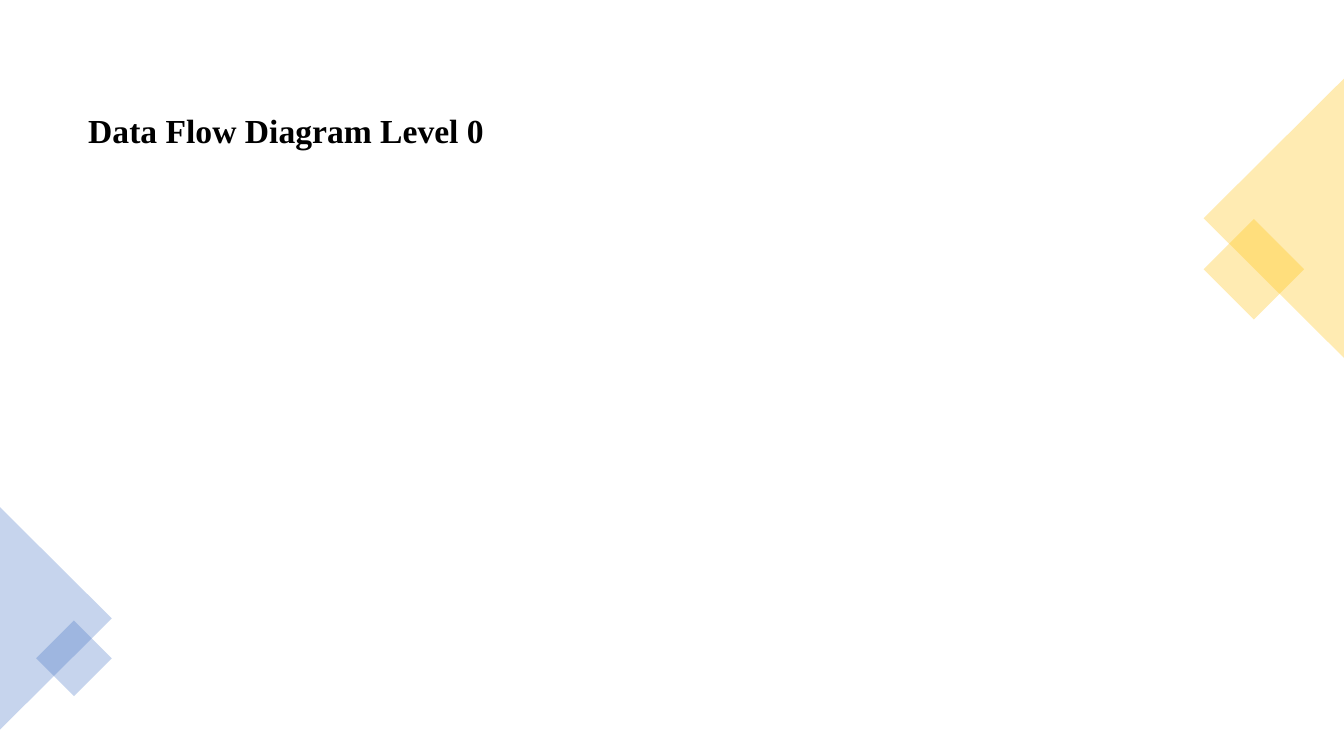
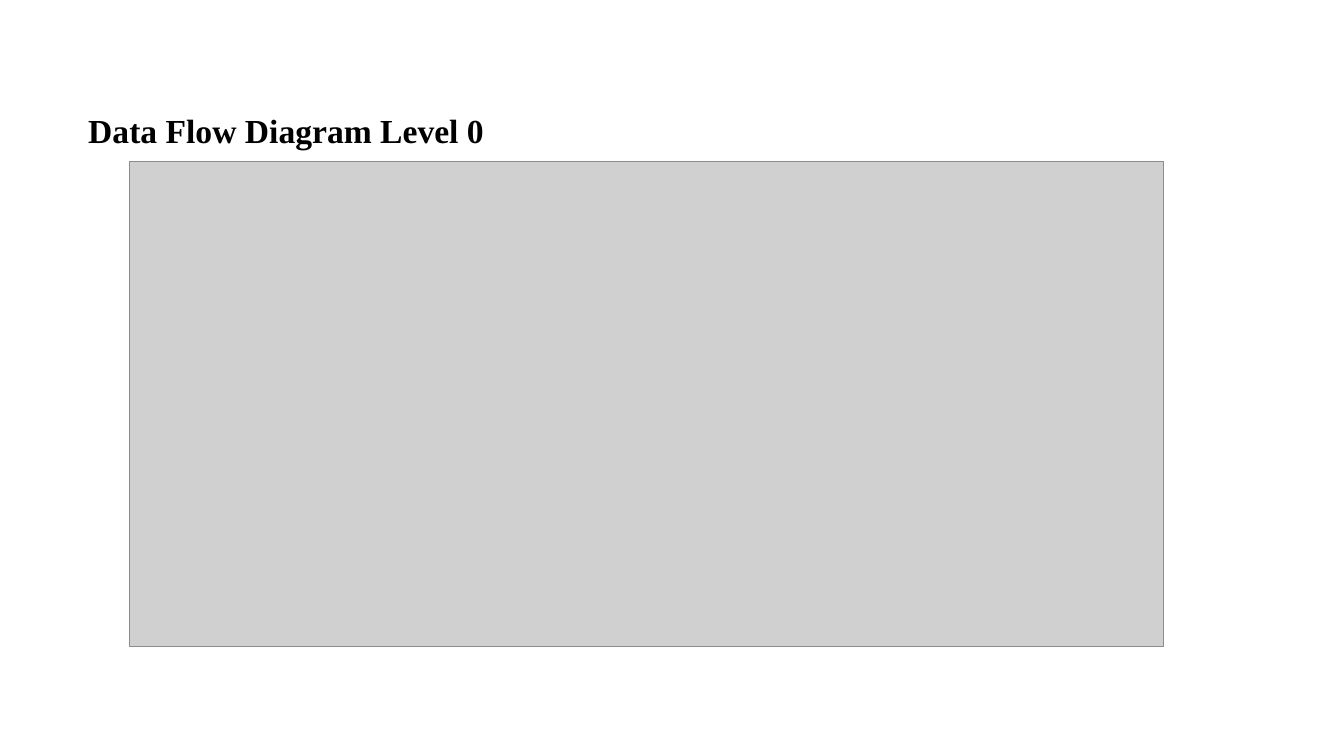
Before and after one commit to sujanW0W/MajorProject, a slide deck: slide 10 of Image colorization and Inpainting/Image inpainting and colourization.pptx. Drawn at 1344x756 pixels with LibreOffice and Linux fonts; fonts in the diff are those of the drawing; grey boxes stand for pictures. Boxes give left, top, right and bottom in pixels: in the first picture for what was removed or moved away, otherwise in the second. Text is boxed around its words. In the diff, an @@ line names an element or a change of style, - is before the commit and + after.

```diff
--- a/Image colorization and Inpainting/Image inpainting and colourization.pptx
+++ b/Image colorization and Inpainting/Image inpainting and colourization.pptx
@@ triangle removed at [1204,79,1344,358] @@
@@ picture added at [129,161,1165,646] @@
@@ rectangle removed at [1204,219,1305,320] @@
@@ triangle removed at [0,507,112,730] @@
@@ rectangle removed at [36,620,112,696] @@
```
Also in this commit, not shown: 14 other slides changed, 8 slides added.
